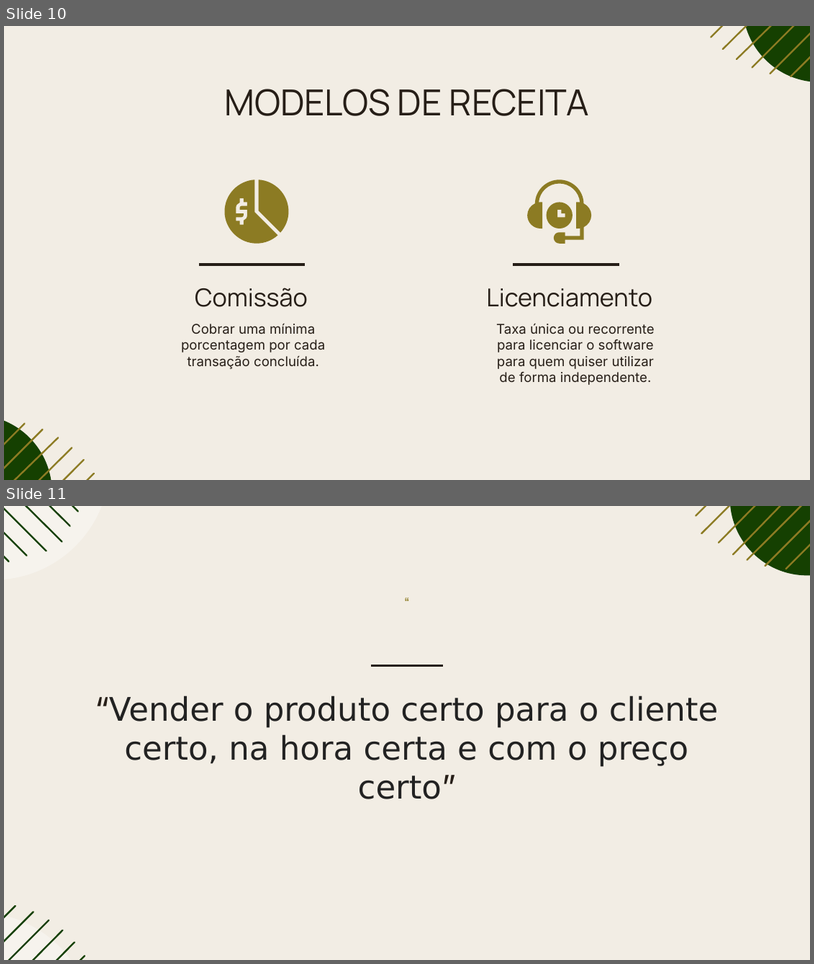
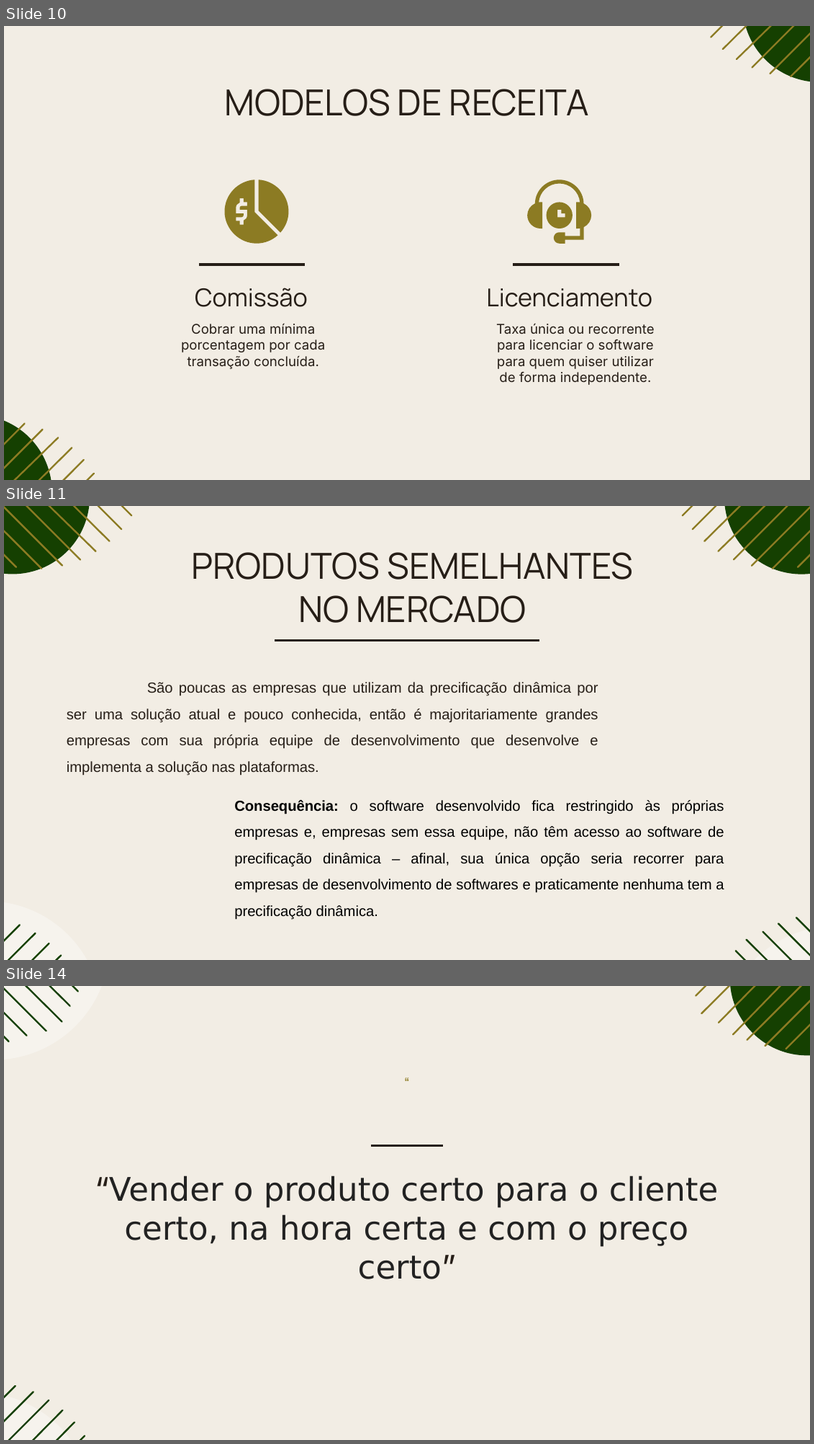
Before and after one commit to rafaellabastos/challenge-pitch-qa, a slide deck: Pitch-SavvyFix.pptx. Shown one above the other, each under a label of ours: slides 10 and 11 before the commit, slides 10, 11 and 14 after it; the slides between them are not shown. The pictures are 814x964 and 814x1444 pixels, drawn with LibreOffice and Linux fonts; fonts in the diff are those of the drawing. Boxes give left, top, right and bottom in pixels: in the first picture for what was removed or moved away, otherwise in the second. Text is boxed around its words. In the diff, an @@ line names an element or a change of style, - is before the commit and + after.

Commit message:
Slide com avaliação do potencial de mercado

```diff
--- a/Pitch-SavvyFix.pptx
+++ b/Pitch-SavvyFix.pptx
@@ slide 11 added at [4,506,810,960], background #F2EDE4 @@
@@ group added at [4,506,132,574]: 8 freeform shapes, 1 ellipse @@
@@ group added at [683,506,810,574]: 8 freeform shapes, 1 ellipse @@
@@ title added at [191,552,633,623], 32 pt, text #261E17 @@
+PRODUTOS SEMELHANTES NO MERCADO
@@ line added from (275, 641) to (540, 641), #261E17 2.25 pt @@
@@ subtitle added at [67,682,599,775], 13 pt, text #261E17 @@
+São poucas as empresas que utilizam da precificação dinâmica por ser uma solução atual e pouco conhecida, então é majoritariamente grandes empresas com sua própria equipe de desenvolvimento que desenvolve e implementa a solução nas plataformas.
@@ text added at [234,800,725,919], 13 pt, text #000000 @@
+Consequência: o software desenvolvido fica restringido às próprias empresas e, empresas sem essa equipe, não têm acesso ao software de precificação dinâmica – afinal, sua única opção seria recorrer para empresas de desenvolvimento de softwares e praticamente nenhuma tem a precificação dinâmica.
@@ group added at [4,901,102,960]: 4 freeform shapes, 1 ellipse @@
@@ group added at [722,917,810,960]: 5 freeform shapes, 1 ellipse @@
@@ what was slide 11 is now slide 14 @@
```
Also in this commit, not shown: 2 slides changed, 2 other slides added.
